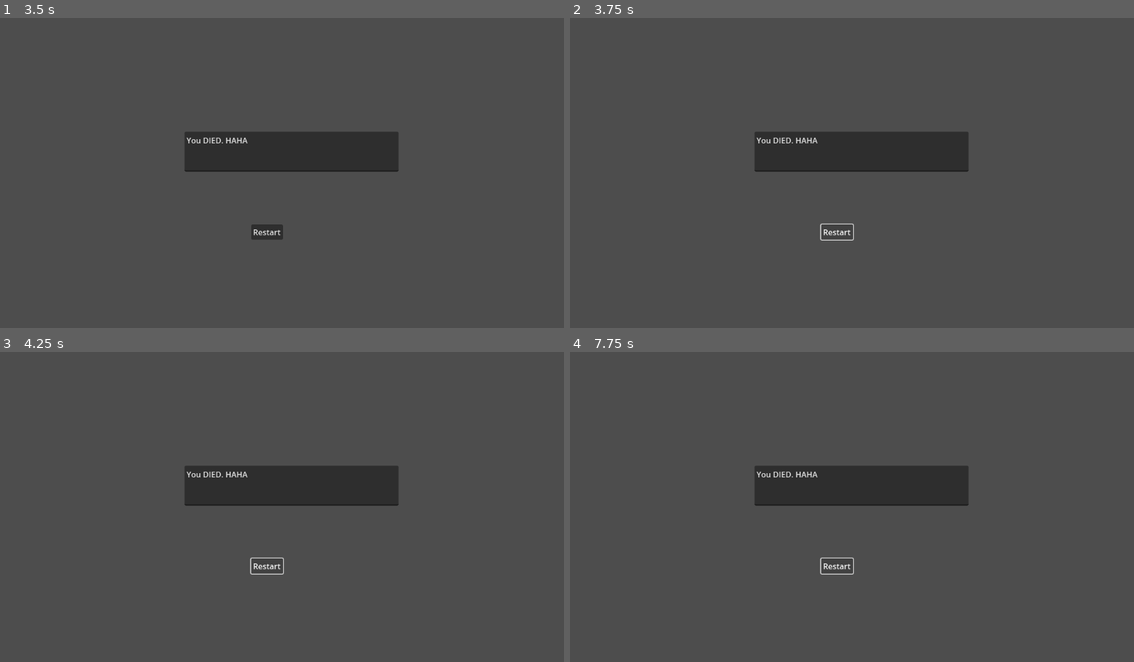
Above: before the commit, frames 1-4 (two rows, left to right).
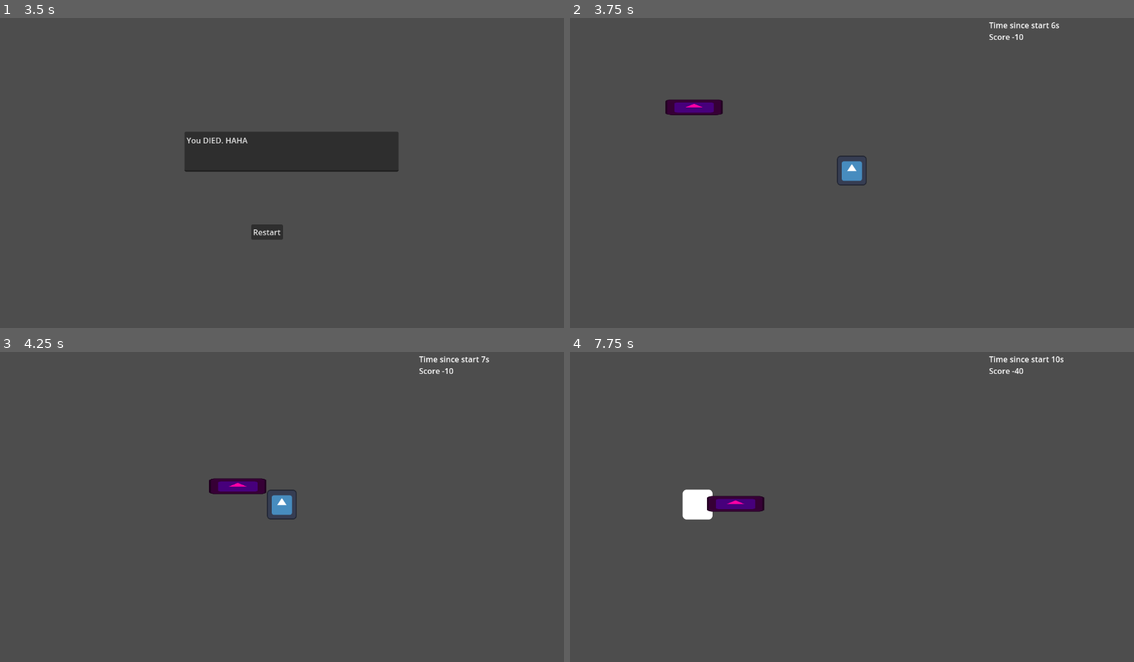
Above: after the commit, the same moments.

Repository: elVariable/gamejam
Game: Godot game, scene res://scenes/levels/main.tscn
Same seed, same stepped clock (60 frames per second), same inputs: the game is played once before the commit and once after it. The engine's default icon, where the game draws it, is replaced by a stand-in: a white triangle on a blue panel in a dark square.
Inputs (mouse positions are in pixels of both pictures, inside the frame that each line leads up to):
- Up to frame 1 (3.5 s): hold D (Right) 0.53-1.28 s; tap one key every 0.75 s from 0.6 s: U (Fire0) I (Fire1) O (Fire2) P (Fire3); hold S (Down) 1.28-2.03 s; hold D (Right) 2.03-2.78 s; hold W (Up) from 2.78 s (still down)
- Up to frame 2 (3.75 s): release W (Up) at 3.5 s; click "Restart" at 3.5 s
- Up to frame 3 (4.25 s): no input
- Up to frame 4 (7.75 s): click (835, 565) at 4.25 s, where only the run before the commit has a clickable "Restart"; click (835, 565) at 5 s, where only the run before the commit has a clickable "Restart"; hold A (Left) 5.78-6.5 s; tap U (Fire0) at 5.85 s; click "Restart" at 6.5 s; hold A (Left) from 7.28 s (still down); tap I (Fire1) at 7.35 s

Frame 1 is identical in both runs. In frame 2, 5.7% of the frame differs, in the area x 16-87%, y 1-72%; in frame 3, 5.1%; in frame 4, 6.0%, in the area x 19-88%, y 1-72%.

Commit message:
More fixes

Diff:
--- a/scripts/game_over.gd
+++ b/scripts/game_over.gd
@@ -13,4 +13,4 @@
 
 func _on_button_pressed():
     # reload main scene and restart
-    get_tree().change_scene_to_file("res://scences/main.tscn")
+    get_tree().change_scene_to_file("res://scenes/levels/main.tscn")
